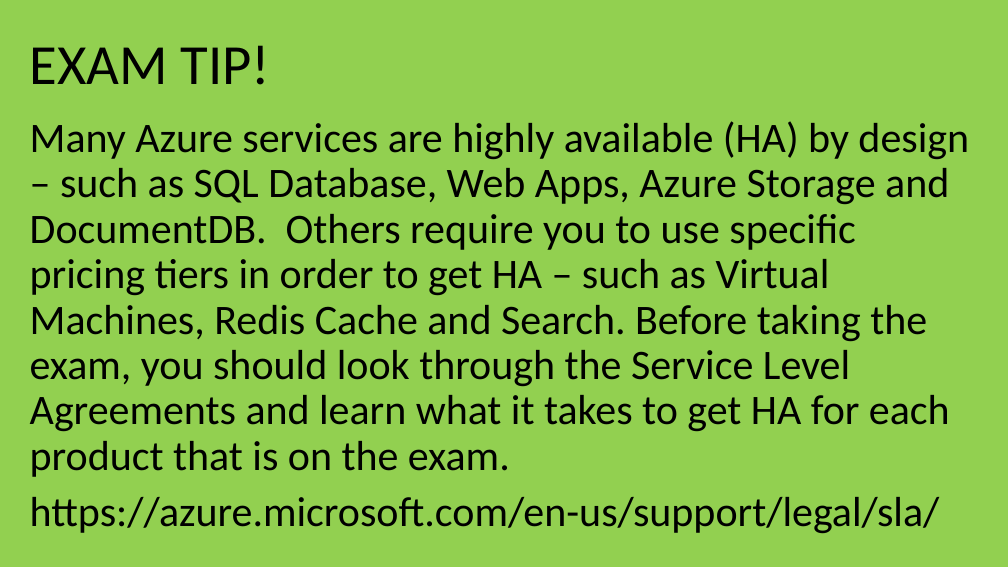
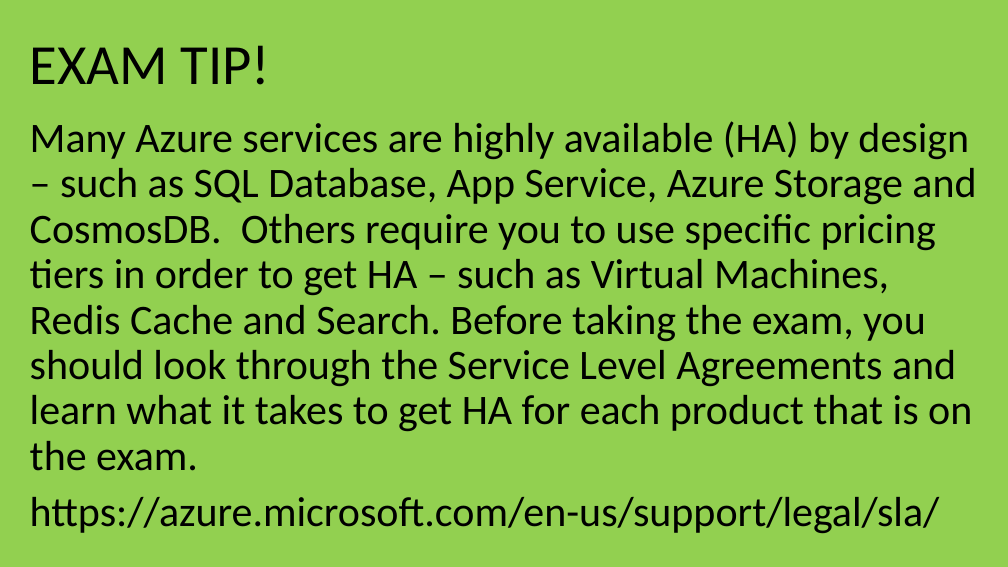
Before and after one commit to guruskill/70-534, a slide deck: slide 34 of Presentations/2017-10-18-Milwaukee/70-534-WebAndMobile.pptx (slide 35 before the commit). Drawn at 1008x567 pixels with LibreOffice and Linux fonts; fonts in the diff are those of the drawing. Boxes give left, top, right and bottom in pixels: in the first picture for what was removed or moved away, otherwise in the second. Text is boxed around its words. In the diff, an @@ line names an element or a change of style, - is before the commit and + after.

```diff
--- a/Presentations/2017-10-18-Milwaukee/70-534-WebAndMobile.pptx
+++ b/Presentations/2017-10-18-Milwaukee/70-534-WebAndMobile.pptx
@@ text at (30, 121, 976, 471): text changed @@
-Many Azure services are highly available (HA) by design – such as SQL Database, Web Apps, Azure Storage and DocumentDB. Others require you to use specific pricing tiers in order to get HA – such as Virtual Machines, Redis Cache and Search. Before taking the exam, you should look through the Service Level Agreements and learn what it takes to get HA for each product that is on the exam.
+Many Azure services are highly available (HA) by design – such as SQL Database, App Service, Azure Storage and CosmosDB. Others require you to use specific pricing tiers in order to get HA – such as Virtual Machines, Redis Cache and Search. Before taking the exam, you should look through the Service Level Agreements and learn what it takes to get HA for each product that is on the exam.
```
Also in this commit, not shown: 32 other slides changed, 1 slide removed, 7 other files.
